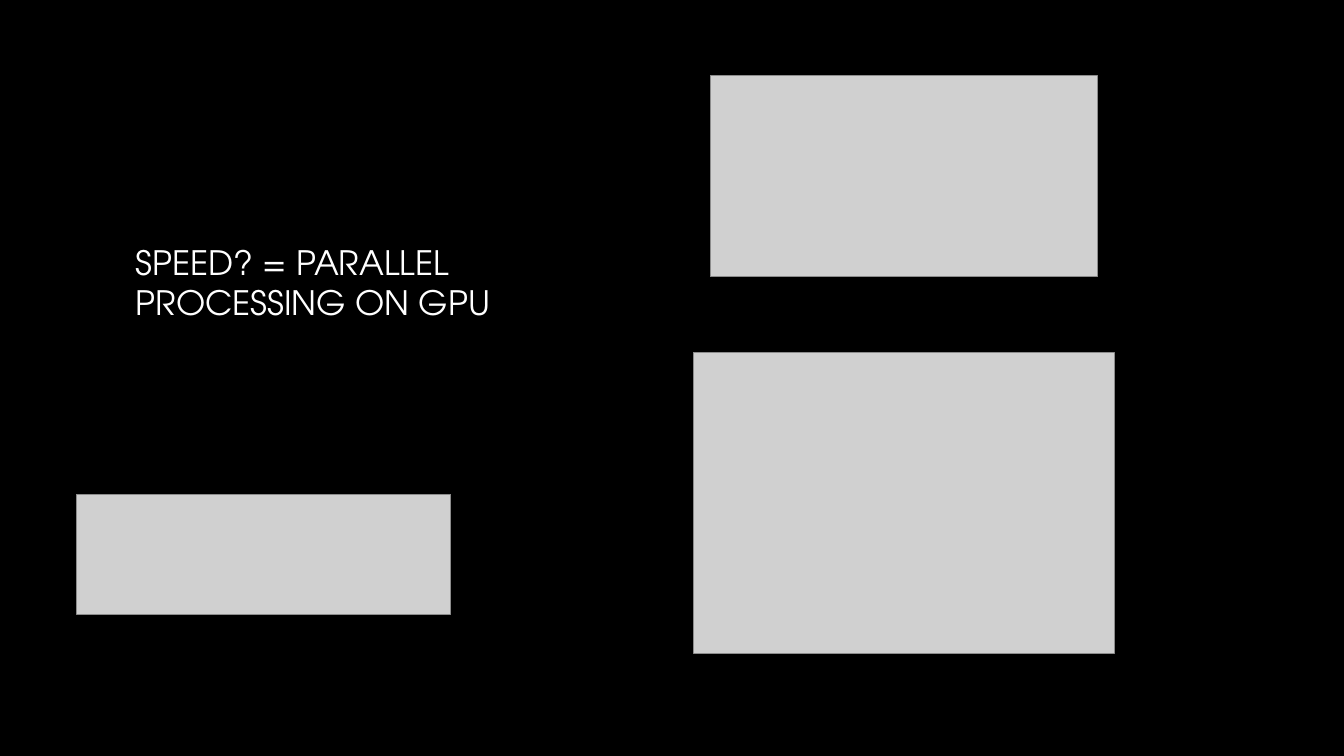
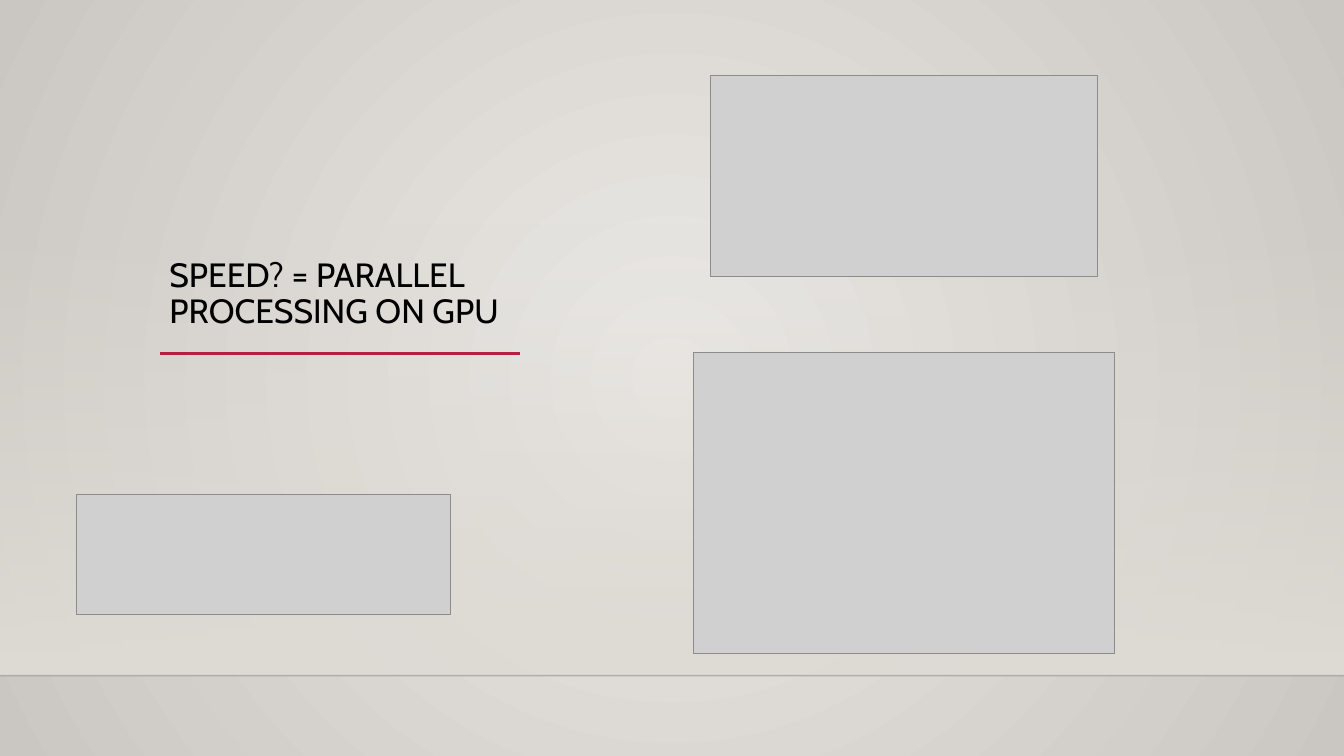
Before and after one commit to mariannabudnikova/shader_intro, a slide deck: slide 3 of ShaderIntro.pptm. Drawn at 1344x756 pixels with LibreOffice and Linux fonts; fonts in the diff are those of the drawing; grey boxes stand for pictures; background and template pictures are left out. Boxes give left, top, right and bottom in pixels: in the first picture for what was removed or moved away, otherwise in the second. Text is boxed around its words. In the diff, an @@ line names an element or a change of style, - is before the commit and + after.

```diff
--- a/ShaderIntro.pptm
+++ b/ShaderIntro.pptm
@@ background picture (left out) to gradient #ECEAE7 to #CAC7C1 @@
@@ title "SPEED? = PARALLEL PROCESSING ON ...": place and size @@
-title "SPEED? = PARALLEL PROCESSING ON ..." at (136, 249, 490, 316)
+title "SPEED? = PARALLEL PROCESSING ON ..." at (169, 262, 498, 324)
@@ title "SPEED? = PARALLEL PROCESSING ON ..." at (169, 262, 498, 324): font TeX Gyre Adventor to Cabin, text colour gradient #FFFFFF to #A6A6A6 to #000000; line spacing 1 to 0.9 @@
@@ rectangle added at (0, 223, 1344, 676), fill gradient #DFDBD5 @@
@@ line added from (159, 354) to (520, 354), #B71E42 2.5 pt @@
@@ line added from (0, 676) to (1344, 676), #000001 1 pt @@
```
Also in this commit, not shown: 9 other slides changed, 6 slides added, 4 slides removed.
